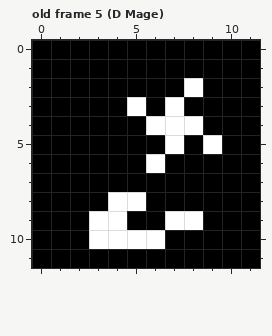
One commit to this pixel-art file: android/assets/Base_Attacks.aseprite. Above is the file before it was changed.
12x12 pixels, 24 frames. Colours within 5 levels of each other are drawn and written as one. Shown: old frame 5 (D Mage). The commit also changed other frames, which this record leaves out.
The same view after the edit:
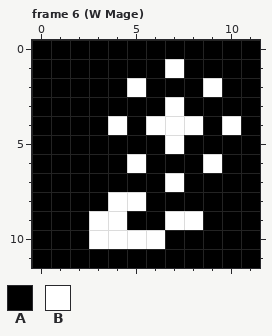
Palette (. is transparent): A #000000  B #ffffff
A new or re-ordered frame is compared with the old frame closest to it.
Difference:
frames 24 -> 73
--- frame 6 (W Mage) is new; against old frame 5 (D Mage)
@@ x 0..11 @@
  0 AAAAAAAAAAAA
- 1 AAAAAAAAAAAA
- 2 AAAAAAAABAAA
- 3 AAAAABABAAAA
- 4 AAAAAABBBAAA
- 5 AAAAAAABABAA
- 6 AAAAAABAAAAA
- 7 AAAAAAAAAAAA
+ 1 AAAAAAABAAAA
+ 2 AAAAABAAABAA
+ 3 AAAAAAABAAAA
+ 4 AAAABABBBABA
+ 5 AAAAAAABAAAA
+ 6 AAAAABAAABAA
+ 7 AAAAAAABAAAA
  8 AAAABBAAAAAA
Changed places in both pictures, as pixel boxes (x1, y1, x2, y2):
changed: (108, 59, 241, 192)
